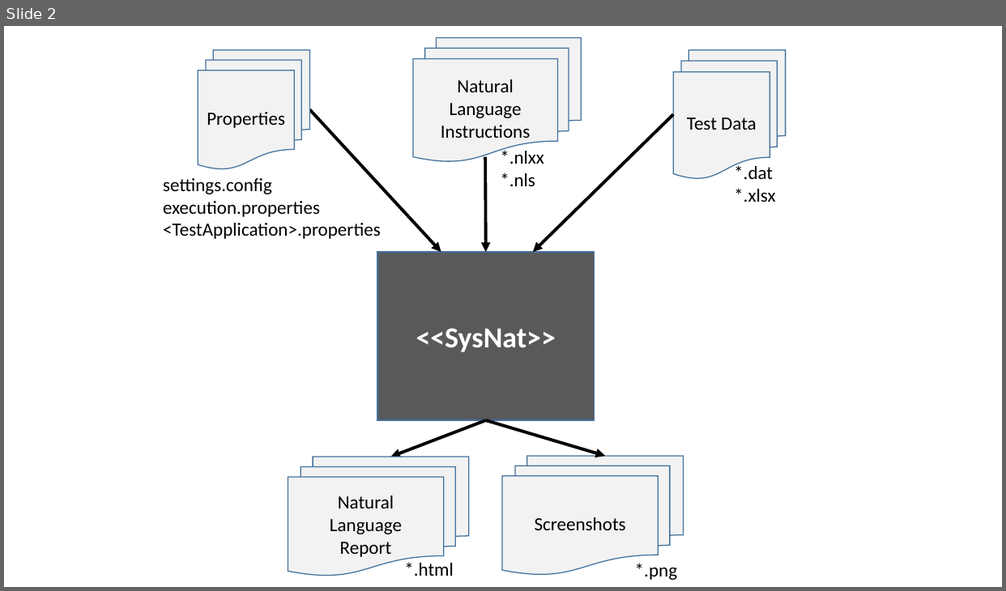
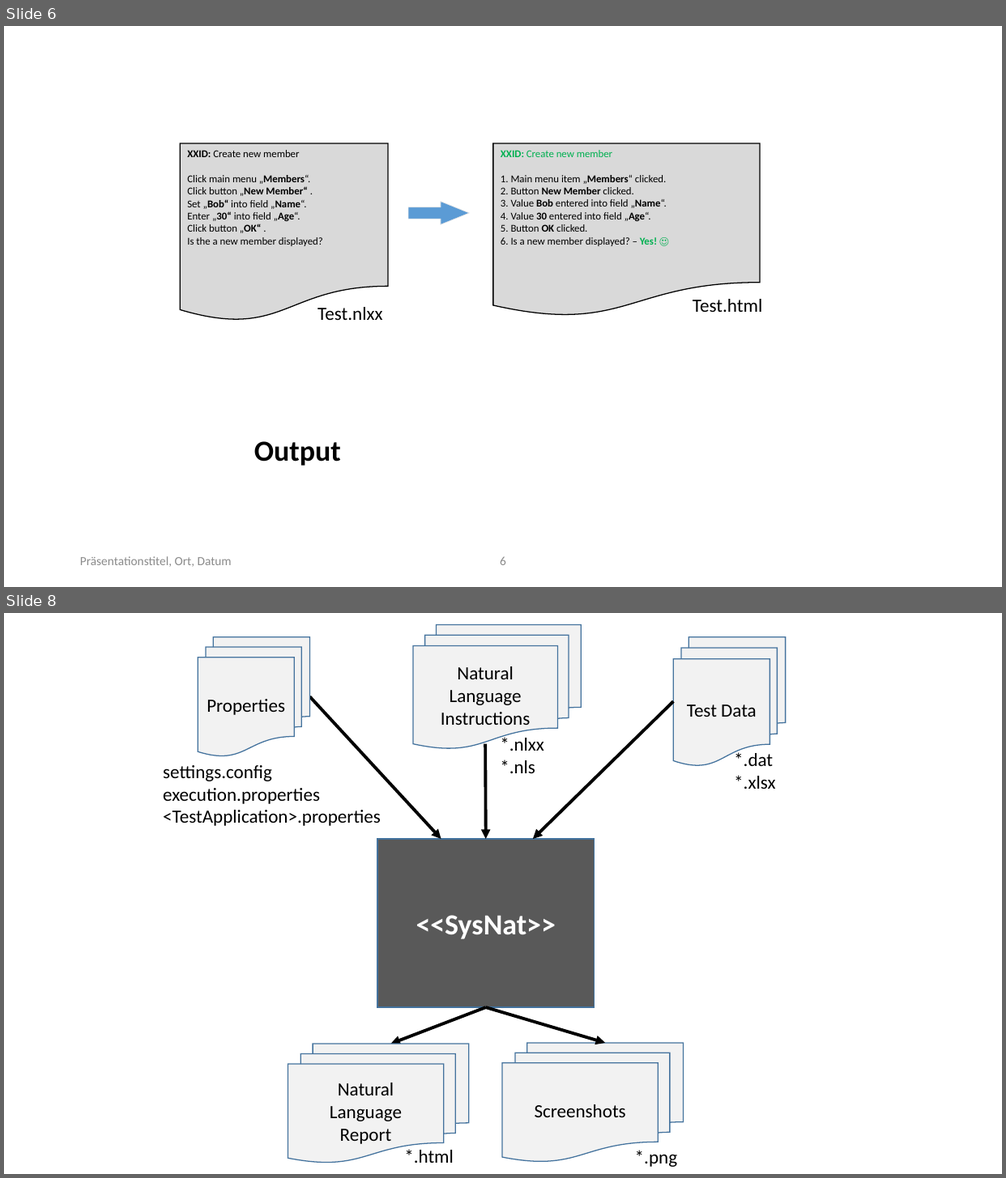
Before and after one commit to iks-gmbh-tools/SysNat, a slide deck: documentation/Figures.pptx. Shown one above the other, each under a label of ours: slide 2 before the commit, slides 6 and 8 after it; the slides between them are not shown. The pictures are 1006x591 and 1006x1178 pixels, drawn with LibreOffice and Linux fonts; fonts in the diff are those of the drawing. Boxes give left, top, right and bottom in pixels: in the first picture for what was removed or moved away, otherwise in the second. Text is boxed around its words. In the diff, an @@ line names an element or a change of style, - is before the commit and + after.

```diff
--- a/documentation/Figures.pptx
+++ b/documentation/Figures.pptx
@@ slide 6 added at box(4, 26, 1002, 587), background #FFFFFF @@
@@ flow chart document added at box(180, 143, 388, 322), fill #D9D9D9, outline #000000 1 pt, 10 pt, text #000000 @@
+XXID: Create new member
+Click main menu „Members“.
+Click button „New Member“ .
+Set „Bob“ into field „Name“.
+Enter „30“ into field „Age“.
+Click button „OK“ .
+Is the a new member displayed?
@@ flow chart document added at box(493, 143, 760, 318), fill #D9D9D9, outline #000000 1 pt, 10 pt, text #000000 @@
+XXID: Create new member
+1. Main menu item „Members“ clicked.
+2. Button New Member clicked.
+3. Value Bob entered into field „Name“.
+4. Value 30 entered into field „Age“.
+5. Button OK clicked.
+6. Is a new member displayed? – Yes! ☺
@@ right arrow added at box(408, 202, 469, 225), fill #5B9BD5, outline #E7E6E6 0.5 pt @@
@@ text added at box(317, 307, 382, 320), 18 pt, text #000000 @@
+Test.nlxx
@@ text added at box(692, 299, 762, 312), 18 pt, text #000000 @@
+Test.html
@@ text added at box(254, 442, 341, 466), 28 pt, text #000000, bold @@
+Output
@@ text added at box(80, 557, 232, 567), 12 pt, text #8C8C8C @@
+Präsentationstitel, Ort, Datum
@@ page number added at box(500, 557, 506, 565), 12 pt, text #8C8C8C @@
+6
@@ what was slide 2 is now slide 8 @@
```
Also in this commit, not shown: 5 other slides added, 1 other file.
